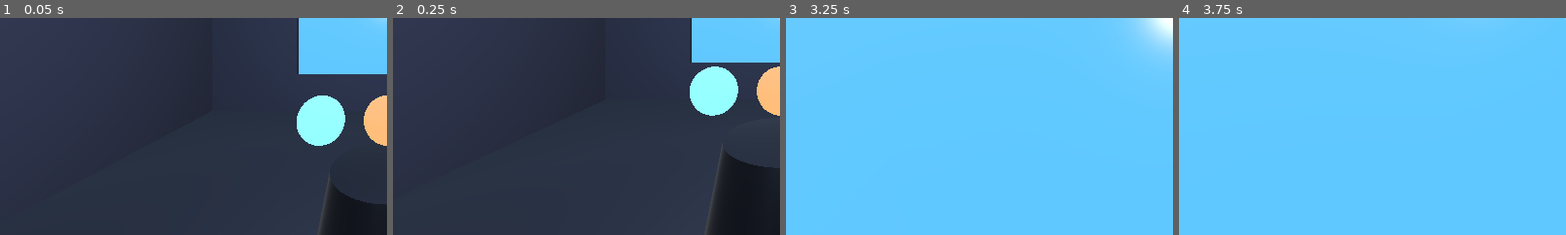
Above: before the commit, frames 1-4 (left to right).
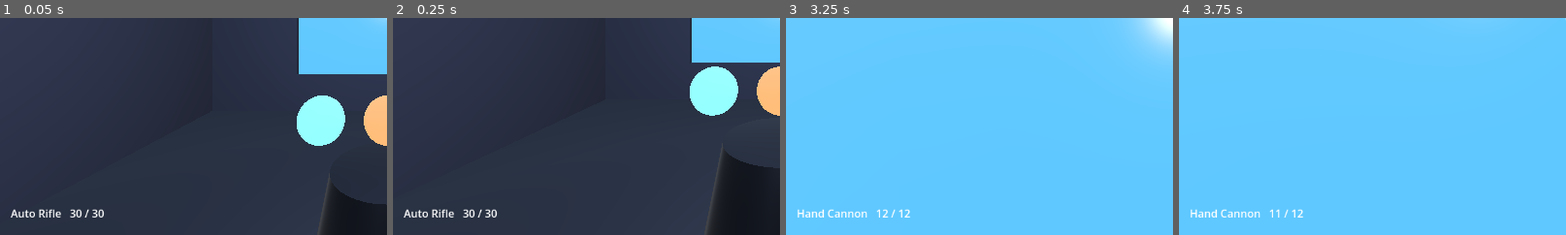
Above: after the commit, the same moments.

Repository: vasilisbit/The_Risen
Game: Godot game, scene res://scenes/hub/hub.tscn
Same seed, same stepped clock (60 frames per second), same inputs: the game is played once before the commit and once after it.
Inputs (mouse positions are % of the whole screen's width and height, from its top left):
- Up to frame 1 (0.05 s): no input
- Up to frame 2 (0.25 s): no input
- Up to frame 3 (3.25 s): tap Enter at 0.5 s; move the mouse to (55, 50) at 0.52 s; press the mouse at (55, 50) at 0.53 s; hold W (move_forward) from 0.53 s (still down); tap Space (jump) at 0.77, 1.52, 2.75, 3.02 s; tap 1 (weapon_1, bound only after the commit) at 0.8, 1.35 s; move the mouse to (45, 50) at 1.27 s; release the mouse at (45, 50) at 1.28 s; click (45, 50) at 1.42 s; tap 2 (weapon_2, bound only after the commit) at 1.55, 2.1 s; move the mouse to (52, 48) at 2.02 s; click (52, 48) at 2.17 s; tap 3 (weapon_3, bound only after the commit) at 2.3, 2.85 s; move the mouse to (49, 52) at 2.77 s; click (49, 52) at 2.92 s; tap 4 (weapon_4, bound only after the commit) at 3.05 s
- Up to frame 4 (3.75 s): keep holding W (move_forward); move the mouse to (57, 51) at 3.52 s; press the mouse at (57, 51) at 3.53 s; tap 4 (weapon_4, bound only after the commit) at 3.6 s
The pictures show only the part of the screen within x 0-50%, y 50-100%; the shares and areas given below are measured in that part.

The runs differ from the first frame. In frame 1, 0.5% of the frame differs, in the area x 2-27%, y 87-92%; in frame 2, 0.5%; in frame 3, 0.5%; in frame 4, 0.4%.

Commit message:
feat(t-0010): Implement weapon system (4 base types)
scripts/weapon.gd (class Weapon): base hitscan weapon, stats as @export per
TDD §4.2. fire() raycasts pellets from a supplied origin/direction via
PhysicsRayQueryParameters3D, applies damage to any collider with take_damage(),
doubled on a headshot (collider.is_headshot). Ammo, per-weapon reload timer,
spread cone for pellets, full-auto vs semi.

Four configured scenes matching GDD §2.6 exactly:
  Auto Rifle  20 dmg / 600 RPM / 30 mag / 2.0 s / 30 m / full-auto
  Shotgun     80 dmg / 60 RPM / 8 mag / 2.5 s / 8 m / 8 pellets, spread
  Sniper      300 dmg / 40 RPM / 5 mag / 3.0 s / 100 m / 2x headshot
  Hand Cannon 60 dmg / 180 RPM / 12 mag / 1.5 s / 40 m

scripts/weapon_manager.gd on the Guardian: holds the four weapons, fire (LMB —
auto for the rifle, semi otherwise), reload (R), switch (1-4, cancels an
in-progress reload), raycasting from the player camera; drives an ammo HUD
label. EnemyBase gains is_headshot() (head zone local y >= 1.4). Input: added
fire/reload/weapon_1..4 and rebound interact to E-only (frees LMB for firing).
scripts/test_dummy.gd: damage-recording target for verification.

Verified via game_eval: all four profiles load exactly; hitscan deals AR 20 /
Shotgun 80 (8 pellets) / Hand Cannon 60 / Sniper 300 body / 600 headshot;
sniper one-shots a Rusher (150 HP) which drops loot; empty->reload->refill;
switch cancels reload; fire decrements ammo and is blocked during reload; ammo
HUD updates on fire/switch. Headless import clean (exit 0).

Diff:
--- a/project.godot
+++ b/project.godot
@@ -18,8 +18,8 @@
 
 [autoload]
 
+SaveManager="*res://scripts/save_manager.gd"
 _mcp_game_helper="*res://addons/godot_ai/runtime/game_helper.gd"
-SaveManager="*res://scripts/save_manager.gd"
 
 [editor_plugins]
 
@@ -62,9 +62,38 @@
 "events": [Object(InputEventKey,"resource_local_to_scene":false,"resource_name":"","device":-1,"window_id":0,"alt_press …(190 unchanged characters)…
 ]
 }
+fire={
+"deadzone": 0.5,
+"events": [Object(InputEventMouseButton,"resource_local_to_scene":false,"resource_name":"","device":-1,"window_id":0,"alt_pressed":false,"shift_pressed":false,"ctrl_pressed":false,"meta_pressed":false,"button_mask":0,"position":Vector2(0, 0),"global_position":Vector2(0, 0),"factor":1.0,"button_index":1,"canceled":false,"pressed":false,"double_click":false,"script":null)
+]
+}
+reload={
+"deadzone": 0.5,
+"events": [Object(InputEventKey,"resource_local_to_scene":false,"resource_name":"","device":-1,"window_id":0,"alt_pressed":false,"shift_pressed":false,"ctrl_pressed":false,"meta_pressed":false,"pressed":false,"keycode":82,"physical_keycode":0,"key_label":0,"unicode":0,"location":0,"echo":false,"script":null)
+]
+}
+weapon_1={
+"deadzone": 0.5,
+"events": [Object(InputEventKey,"resource_local_to_scene":false,"resource_name":"","device":-1,"window_id":0,"alt_pressed":false,"shift_pressed":false,"ctrl_pressed":false,"meta_pressed":false,"pressed":false,"keycode":49,"physical_keycode":0,"key_label":0,"unicode":0,"location":0,"echo":false,"script":null)
+]
+}
+weapon_2={
+"deadzone": 0.5,
+"events": [Object(InputEventKey,"resource_local_to_scene":false,"resource_name":"","device":-1,"window_id":0,"alt_pressed":false,"shift_pressed":false,"ctrl_pressed":false,"meta_pressed":false,"pressed":false,"keycode":50,"physical_keycode":0,"key_label":0,"unicode":0,"location":0,"echo":false,"script":null)
+]
+}
+weapon_3={
+"deadzone": 0.5,
+"events": [Object(InputEventKey,"resource_local_to_scene":false,"resource_name":"","device":-1,"window_id":0,"alt_pressed":false,"shift_pressed":false,"ctrl_pressed":false,"meta_pressed":false,"pressed":false,"keycode":51,"physical_keycode":0,"key_label":0,"unicode":0,"location":0,"echo":false,"script":null)
+]
+}
+weapon_4={
+"deadzone": 0.5,
+"events": [Object(InputEventKey,"resource_local_to_scene":false,"resource_name":"","device":-1,"window_id":0,"alt_pressed":false,"shift_pressed":false,"ctrl_pressed":false,"meta_pressed":false,"pressed":false,"keycode":52,"physical_keycode":0,"key_label":0,"unicode":0,"location":0,"echo":false,"script":null)
+]
+}
 interact={
 "deadzone": 0.5,
-"events": [Object(InputEventMouseButton,"resource_local_to_scene":false,"resource_name":"","device":-1,"window_id":0,"alt_pressed":false,"shift_pressed":false,"ctrl_pressed":false,"meta_pressed":false,"button_mask":0,"position":Vector2(0, 0),"global_position":Vector2(0, 0),"factor":1.0,"button_index":1,"canceled":false,"pressed":false,"double_click":false,"script":null)
-, Object(InputEventKey,"resource_local_to_scene":false,"resource_name":"","device":-1,"window_id":0,"alt_pressed":false,"shift_pressed":false,"ctrl_pressed":false,"meta_pressed":false,"pressed":false,"keycode":69,"physical_keycode":0,"key_label":0,"unicode":0,"location":0,"echo":false,"script":null)
+"events": [Object(InputEventKey,"resource_local_to_scene":false,"resource_name":"","device":-1,"window_id":0,"alt_pressed":false,"shift_pressed":false,"ctrl_pressed":false,"meta_pressed":false,"pressed":false,"keycode":69,"physical_keycode":0,"key_label":0,"unicode":0,"location":0,"echo":false,"script":null)
 ]
 }
--- a/scenes/player/guardian.tscn
+++ b/scenes/player/guardian.tscn
@@ -3,6 +3,7 @@
 [ext_resource type="Script" uid="uid://l7ec6tmmmqg5" path="res://scripts/guardian.gd" id="1_6cu61"]
 [ext_resource type="Script" uid="uid://ce0bx76alqjv5" path="res://scripts/debug_hud.gd" id="2_7yqv1"]
 [ext_resource type="Script" uid="uid://dwnqxirhkf3kp" path="res://scripts/mission_interactor.gd" id="2_gmxg0"]
+[ext_resource type="Script" uid="uid://4qd8fyryxbxb" path="res://scripts/weapon_manager.gd" id="4_gmxg0"]
 
 [sub_resource type="CapsuleShape3D" id="CapsuleShape3D_gmxg0"]
 radius = 0.4
@@ -84,3 +85,16 @@
 text = "+"
 horizontal_alignment = 1
 vertical_alignment = 1
+
+[node name="Ammo" type="Label" parent="DebugHUD" unique_id=1134565764]
+anchors_preset = 2
+anchor_top = 1.0
+anchor_bottom = 1.0
+offset_left = 16.0
+offset_top = -44.0
+offset_right = 420.0
+offset_bottom = -14.0
+text = "Auto Rifle   30 / 30"
+
+[node name="WeaponManager" type="Node3D" parent="." unique_id=1945568865]
+script = ExtResource("4_gmxg0")
--- /dev/null
+++ b/scenes/weapons/auto_rifle.tscn
@@ -0,0 +1,8 @@
+[gd_scene format=3 uid="uid://obhr7m6seaiv"]
+
+[ext_resource type="Script" uid="uid://b0xqp87d053ra" path="res://scripts/weapon.gd" id="1_m8q8x"]
+
+[node name="AutoRifle" type="Node3D" unique_id=73481906]
+script = ExtResource("1_m8q8x")
+weapon_name = "Auto Rifle"
+automatic = true
--- /dev/null
+++ b/scenes/weapons/hand_cannon.tscn
@@ -0,0 +1,12 @@
+[gd_scene format=3 uid="uid://d0e8f77auod0m"]
+
+[ext_resource type="Script" uid="uid://b0xqp87d053ra" path="res://scripts/weapon.gd" id="1_jqtgw"]
+
+[node name="HandCannon" type="Node3D" unique_id=1037917511]
+script = ExtResource("1_jqtgw")
+weapon_name = "Hand Cannon"
+damage = 60.0
+rpm = 180.0
+mag_size = 12
+reload_time = 1.5
+effective_range = 40.0
--- /dev/null
+++ b/scenes/weapons/shotgun.tscn
@@ -0,0 +1,14 @@
+[gd_scene format=3 uid="uid://bahqify0h1c2e"]
+
+[ext_resource type="Script" uid="uid://b0xqp87d053ra" path="res://scripts/weapon.gd" id="1_lbead"]
+
+[node name="Shotgun" type="Node3D" unique_id=343419715]
+script = ExtResource("1_lbead")
+weapon_name = "Shotgun"
+damage = 80.0
+rpm = 60.0
+mag_size = 8
+reload_time = 2.5
+effective_range = 8.0
+pellets = 8
+spread_degrees = 8.0
--- /dev/null
+++ b/scenes/weapons/sniper.tscn
@@ -0,0 +1,13 @@
+[gd_scene format=3 uid="uid://ci1sicquo57uc"]
+
+[ext_resource type="Script" uid="uid://b0xqp87d053ra" path="res://scripts/weapon.gd" id="1_hn2em"]
+
+[node name="Sniper" type="Node3D" unique_id=2084703599]
+script = ExtResource("1_hn2em")
+weapon_name = "Sniper"
+damage = 300.0
+rpm = 40.0
+mag_size = 5
+reload_time = 3.0
+effective_range = 100.0
+headshot_mult = 2.0
--- a/scripts/enemy_base.gd
+++ b/scripts/enemy_base.gd
@@ -1,14 +1,19 @@
 class_name EnemyBase
 extends CharacterBody3D
 
-## Shared enemy plumbing (T-0007/T-0008): health, damage intake, death signal,
-## loot drop, player lookup, gravity. Subclasses set `max_health` in _init()
-## and implement their own _physics_process guarding on `_dead`.
+## Shared enemy plumbing (T-0007/T-0008/T-0009): health, damage intake, death
+## signal, loot drop, player lookup, gravity, headshot test. Subclasses set
+## `max_health` in _init() and implement their own _physics_process guarding on
+## `_dead`.
 
 signal died(where: Vector3)
 
 ## Assigned by the loot system (T-0011); until then a placeholder beacon drops.
 @export var loot_scene: PackedScene
+
+## Local height (from the body origin at the feet) at/above which a hit counts
+## as a headshot — matches the 1.8 m capsule (top hemisphere).
+const HEAD_MIN_LOCAL_Y := 1.4
 
 var max_health: float = 100.0
 var health: float = 100.0
@@ -45,7 +50,12 @@
 		look_at(flat, Vector3.UP)
 
 
-## Incoming damage (weapons land in T-0010). Dies + drops loot at 0 HP.
+## True when a world-space hit point lands in this enemy's head zone.
+func is_headshot(world_point: Vector3) -> bool:
+	return (world_point.y - global_position.y) >= HEAD_MIN_LOCAL_Y
+
+
+## Incoming damage (from weapons T-0010). Dies + drops loot at 0 HP.
 func take_damage(amount: float) -> void:
 	if _dead:
 		return
--- /dev/null
+++ b/scripts/test_dummy.gd
@@ -0,0 +1,19 @@
+extends StaticBody3D
+## T-0010 test dummy: a stationary target that records damage for verifying the
+## weapon system. Head zone (local y >= 1.4) so sniper headshots can be checked.
+
+const HEAD_MIN_LOCAL_Y := 1.4
+
+var damage_taken: float = 0.0
+var hits: int = 0
+var last_headshot: bool = false
+
+
+func take_damage(amount: float) -> void:
+	damage_taken += amount
+	hits += 1
+
+
+func is_headshot(world_point: Vector3) -> bool:
+	last_headshot = (world_point.y - global_position.y) >= HEAD_MIN_LOCAL_Y
+	return last_headshot
--- /dev/null
+++ b/scripts/weapon.gd
@@ -0,0 +1,104 @@
+class_name Weapon
+extends Node3D
+
+## Base hitscan weapon (T-0010). One script, four configured scenes. Stats are
+## @export per TDD §4.2 and match GDD §2.6. Firing raycasts from a supplied
+## origin/direction (the player camera) via PhysicsRayQueryParameters3D; hitting
+## a node with take_damage() applies damage, doubled on a headshot (is_headshot).
+
+@export var weapon_name: String = "Weapon"
+@export var damage: float = 20.0          # total per trigger pull (split over pellets)
+@export var rpm: float = 600.0
+@export var mag_size: int = 30
+@export var reload_time: float = 2.0
+@export var effective_range: float = 30.0
+@export var pellets: int = 1
+@export var spread_degrees: float = 0.0
+@export var headshot_mult: float = 1.0
+@export var automatic: bool = false
+
+signal state_changed                       # ammo / reload changed
+
+var ammo: int = 0
+var _cooldown: float = 0.0
+var _reloading: bool = false
+var _reload_left: float = 0.0
+
+
+func _ready() -> void:
+	ammo = mag_size
+
+
+func tick(delta: float) -> void:
+	if _cooldown > 0.0:
+		_cooldown -= delta
+	if _reloading:
+		_reload_left -= delta
+		if _reload_left <= 0.0:
+			_reloading = false
+			ammo = mag_size
+			state_changed.emit()
+
+
+func is_reloading() -> bool:
+	return _reloading
+
+
+func can_fire() -> bool:
+	return not _reloading and _cooldown <= 0.0 and ammo > 0
+
+
+## Fire one shot (all pellets). Returns the list of {collider, headshot, damage}
+## for hits. Applies damage to anything with take_damage().
+func fire(origin: Vector3, direction: Vector3, world: World3D, exclude: Array = []) -> Array:
+	if not can_fire():
+		return []
+	ammo -= 1
+	_cooldown = 60.0 / rpm
+	var per_pellet := damage / float(max(1, pellets))
+	var results: Array = []
+	var space := world.direct_space_state
+	for i in pellets:
+		var dir := _apply_spread(direction)
+		var query := PhysicsRayQueryParameters3D.create(origin, origin + dir * effective_range, 1)
+		query.exclude = exclude
+		var hit := space.intersect_ray(query)
+		if hit.is_empty():
+			continue
+		var collider: Object = hit["collider"]
+		if collider != null and collider.has_method("take_damage"):
+			var dmg := per_pellet
+			var head := false
+			if collider.has_method("is_headshot") and collider.is_headshot(hit["position"]):
+				dmg *= headshot_mult
+				head = true
+			collider.take_damage(dmg)
+			results.append({"collider": collider, "headshot": head, "damage": dmg})
+	state_changed.emit()
+	return results
+
+
+func start_reload() -> void:
+	if _reloading or ammo >= mag_size:
+		return
+	_reloading = true
+	_reload_left = reload_time
+	state_changed.emit()
+
+
+func cancel_reload() -> void:
+	if _reloading:
+		_reloading = false
+		state_changed.emit()
+
+
+func _apply_spread(direction: Vector3) -> Vector3:
+	if spread_degrees <= 0.0:
+		return direction
+	var half := deg_to_rad(spread_degrees) * 0.5
+	# Random tilt within a cone around `direction`.
+	var cone_basis := Basis.looking_at(direction, Vector3.UP)
+	var ang := randf() * TAU
+	var mag := randf() * half
+	var local := Vector3(sin(mag) * cos(ang), sin(mag) * sin(ang), -cos(mag))
+	return (cone_basis * local).normalized()
--- /dev/null
+++ b/scripts/weapon_manager.gd
@@ -0,0 +1,87 @@
+extends Node3D
+## Player weapon manager (T-0010). Holds the four weapon scenes, handles switch
+## (1-4), reload (R), and fire (LMB — full-auto for the Auto Rifle, semi for the
+## rest), raycasting from the player camera. Updates the ammo HUD label.
+
+const WEAPON_PATHS := [
+	"res://scenes/weapons/auto_rifle.tscn",
+	"res://scenes/weapons/shotgun.tscn",
+	"res://scenes/weapons/sniper.tscn",
+	"res://scenes/weapons/hand_cannon.tscn",
+]
+
+var _weapons: Array[Weapon] = []
+var _active: int = 0
+var _camera: Camera3D
+var _body: CollisionObject3D
+var _ammo_label: Label
+
+
+func _ready() -> void:
+	var player := get_parent()
+	_camera = player.get_node("SpringArm3D/Camera3D") as Camera3D
+	_body = player as CollisionObject3D
+	_ammo_label = player.get_node_or_null("DebugHUD/Ammo") as Label
+	for path in WEAPON_PATHS:
+		var w := load(path).instantiate() as Weapon
+		add_child(w)
+		w.state_changed.connect(_update_hud)
+		_weapons.append(w)
+	_update_hud()
+
+
+func active_weapon() -> Weapon:
+	return _weapons[_active] if _active < _weapons.size() else null
+
+
+func _process(delta: float) -> void:
+	var w := active_weapon()
+	if w == null:
+		return
+	w.tick(delta)
+
+	if Input.is_action_just_pressed("weapon_1"):
+		_switch(0)
+	elif Input.is_action_just_pressed("weapon_2"):
+		_switch(1)
+	elif Input.is_action_just_pressed("weapon_3"):
+		_switch(2)
+	elif Input.is_action_just_pressed("weapon_4"):
+		_switch(3)
+
+	if Input.is_action_just_pressed("reload"):
+		w.start_reload()
+
+	var wants_fire := Input.is_action_pressed("fire") if w.automatic else Input.is_action_just_pressed("fire")
+	if wants_fire:
+		_fire()
+
+
+func _switch(index: int) -> void:
+	if index == _active or index >= _weapons.size():
+		return
+	active_weapon().cancel_reload()      # switching cancels an in-progress reload
+	_active = index
+	_update_hud()
+
+
+func _fire() -> void:
+	var w := active_weapon()
+	if w == null or _camera == null:
+		return
+	var origin := _camera.global_position
+	var dir := -_camera.global_transform.basis.z
+	var exclude: Array[RID] = []
+	if _body != null:
+		exclude.append(_body.get_rid())
+	w.fire(origin, dir, get_world_3d(), exclude)
+
+
+func _update_hud() -> void:
+	if _ammo_label == null:
+		return
+	var w := active_weapon()
+	if w == null:
+		return
+	var suffix := "  RELOADING" if w.is_reloading() else ""
+	_ammo_label.text = "%s   %d / %d%s" % [w.weapon_name, w.ammo, w.mag_size, suffix]
Not shown, added: scripts/test_dummy.gd.uid
Not shown, added: scripts/weapon.gd.uid
Not shown, added: scripts/weapon_manager.gd.uid
